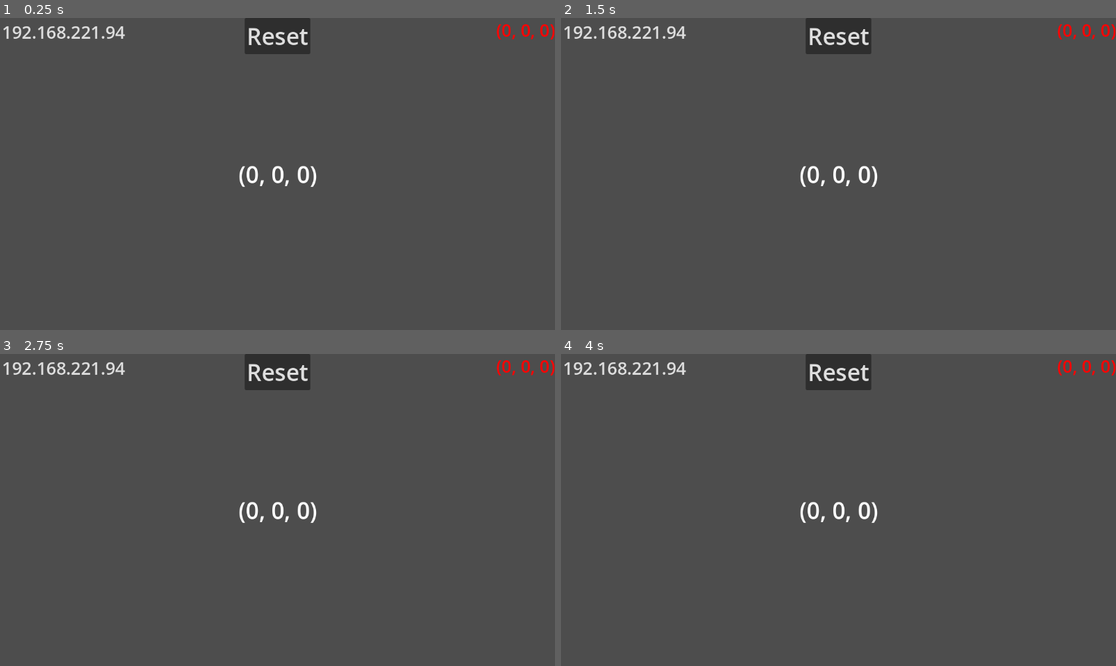
Above: before the commit, frames 1-4 (two rows, left to right).
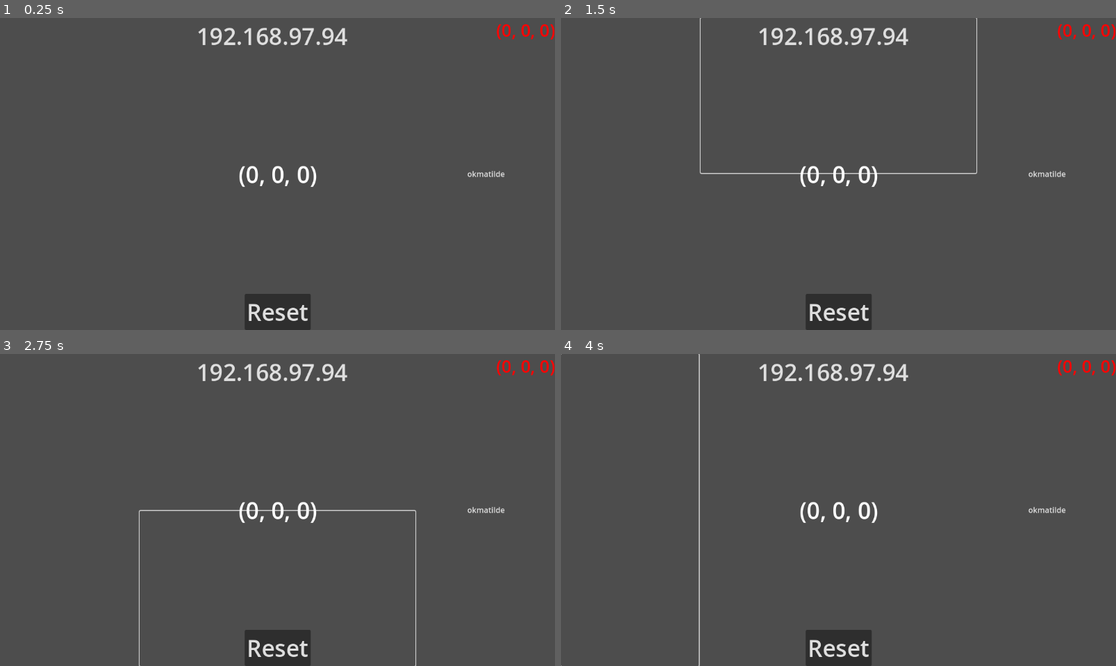
Above: after the commit, the same moments.

Repository: AvilaAndre/setr-project
Game: Godot game, scene res://MainScene.tscn
Same seed, same stepped clock (60 frames per second), same inputs: the game is played once before the commit and once after it.
Inputs (mouse positions are in pixels of both pictures, inside the frame that each line leads up to):
- Up to frame 1 (0.25 s): no input
- Up to frame 2 (1.5 s): click (627, 174) at 0.52 s; click (838, 96) at 1.27 s
- Up to frame 3 (2.75 s): click (277, 588) at 2.02 s
- Up to frame 4 (4 s): click (1049, 510) at 2.75 s, where only the run after the commit has a clickable "okmatilde"; click (627, 510) at 3.52 s

The runs differ from the first frame. In frame 1, 3.3% of the frame differs, in the area x 0-91%, y 0-100%; in frame 2, 3.7%; in frame 3, 3.7%; in frame 4, 3.6%.

Commit message:
feat: moving camera according to the phone gyroscope

Diff:
--- a/android-app/MainScene.tscn
+++ b/android-app/MainScene.tscn
@@ -13,7 +13,7 @@
 default_font_size = 48
 
 [sub_resource type="Theme" id="Theme_q1pwt"]
-default_font_size = 36
+default_font_size = 48
 
 [node name="Control" type="Control"]
 layout_mode = 3
@@ -23,6 +23,43 @@
 grow_horizontal = 2
 grow_vertical = 2
 script = ExtResource("1_27wix")
+
+[node name="HBox" type="HBoxContainer" parent="."]
+layout_mode = 1
+anchors_preset = 15
+anchor_right = 1.0
+anchor_bottom = 1.0
+grow_horizontal = 2
+grow_vertical = 2
+
+[node name="Left" type="Button" parent="HBox"]
+layout_mode = 2
+size_flags_horizontal = 3
+size_flags_vertical = 3
+flat = true
+
+[node name="VBox" type="VBoxContainer" parent="HBox"]
+layout_mode = 2
+size_flags_horizontal = 3
+size_flags_vertical = 3
+size_flags_stretch_ratio = 2.0
+
+[node name="Up" type="Button" parent="HBox/VBox"]
+layout_mode = 2
+size_flags_vertical = 3
+flat = true
+
+[node name="Down" type="Button" parent="HBox/VBox"]
+layout_mode = 2
+size_flags_vertical = 3
+flat = true
+
+[node name="Right" type="Button" parent="HBox"]
+layout_mode = 2
+size_flags_horizontal = 3
+size_flags_vertical = 3
+text = "okmatilde"
+flat = true
 
 [node name="Gyro" type="Label" parent="."]
 layout_mode = 1
@@ -53,24 +90,40 @@
 
 [node name="ResetGyro" type="Button" parent="."]
 layout_mode = 1
-anchors_preset = 5
+anchors_preset = 7
 anchor_left = 0.5
+anchor_top = 1.0
 anchor_right = 0.5
-offset_left = -4.0
-offset_right = 4.0
-offset_bottom = 8.0
+anchor_bottom = 1.0
+offset_left = -68.5
+offset_top = -75.0
+offset_right = 68.5
 grow_horizontal = 2
+grow_vertical = 0
 theme = SubResource("Theme_llhod")
 text = "Reset"
 
 [node name="LeandroIP" type="LineEdit" parent="."]
 layout_mode = 1
-offset_right = 67.0625
-offset_bottom = 31.0
+anchors_preset = 5
+anchor_left = 0.5
+anchor_right = 0.5
+offset_left = -172.5
+offset_right = 172.5
+offset_bottom = 75.0
+grow_horizontal = 2
 theme = SubResource("Theme_q1pwt")
-text = "192.168.221.94"
+text = "192.168.97.94"
 placeholder_text = "Leandro's IP"
 expand_to_text_length = true
 flat = true
 
+[connection signal="button_down" from="HBox/Left" to="." method="_on_button_down" binds= ["left"]]
+[connection signal="button_up" from="HBox/Left" to="." method="_on_button_up" binds= ["left"]]
+[connection signal="button_down" from="HBox/VBox/Up" to="." method="_on_button_down" binds= ["up"]]
+[connection signal="button_up" from="HBox/VBox/Up" to="." method="_on_button_up" binds= ["up"]]
+[connection signal="button_down" from="HBox/VBox/Down" to="." method="_on_button_down" binds= ["down"]]
+[connection signal="button_up" from="HBox/VBox/Down" to="." method="_on_button_up" binds= ["down"]]
+[connection signal="button_down" from="HBox/Right" to="." method="_on_button_down" binds= ["right"]]
+[connection signal="button_up" from="HBox/Right" to="." method="_on_button_up" binds= ["right"]]
 [connection signal="pressed" from="ResetGyro" to="." method="reset_gyro"]
--- a/android-app/Node2D.gd
+++ b/android-app/Node2D.gd
@@ -3,6 +3,15 @@
 var gyro: Vector3 = Vector3.ZERO
 var udp := PacketPeerUDP.new()
 var connected = false
+
+var state: Dictionary = {
+	"type": "state",
+	"up": false,
+	"down": false,
+	"left": false,
+	"right": false,
+}
+
 
 func _process(delta):
 	var input = Input.get_gyroscope()
@@ -20,6 +29,14 @@
 	}
 	udp.connect_to_host($LeandroIP.text, 5005)
 	udp.put_packet(JSON.stringify(data_to_send).to_utf8_buffer())
+	udp.put_packet(JSON.stringify(state).to_utf8_buffer())
 
 func reset_gyro():
 	gyro = Vector3.ZERO
+
+
+func _on_button_down(button: String):
+	state[button] = true
+
+func _on_button_up(button: String):
+	state[button] = false
Not shown, added: leandro/AlphaBot2.py
Not shown, added: leandro/PCA9685.py
Not shown, changed: leandro/copy_ssh.sh
Not shown, changed: leandro/main.py
Not shown, added: leandro/test.py
